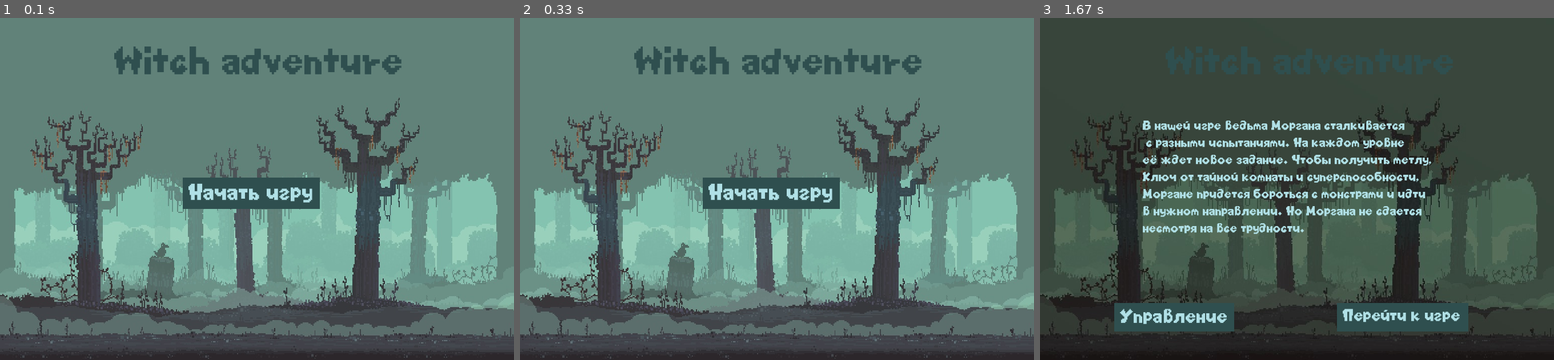
Above: before the commit, frames 1-3 (left to right).
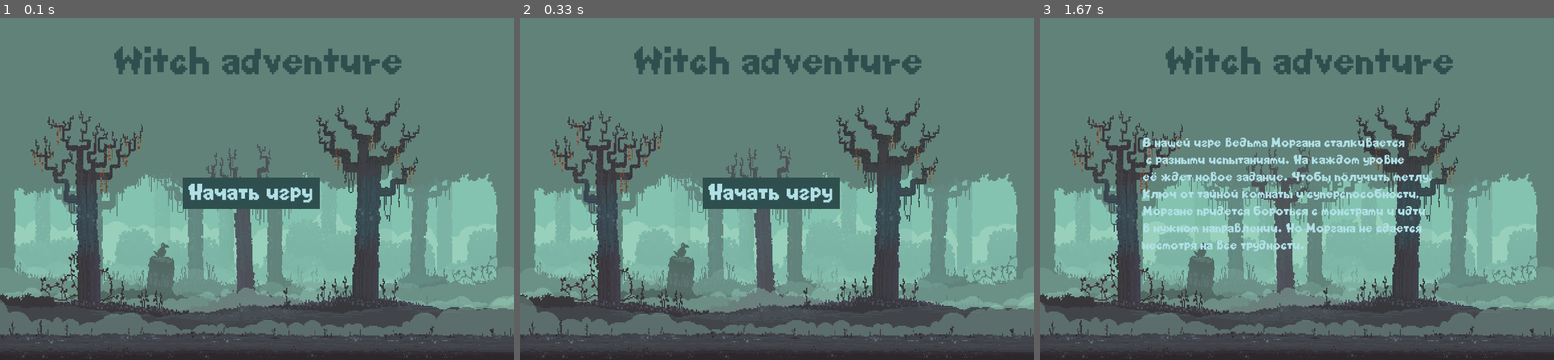
Above: after the commit, the same moments.

Repository: NikolaiBoldin/Pygame_Platformer
Game: pygame game, started from test.py
Two runs of this game, one before a commit and one after it. Both use one fixed random seed, a clock stepped at 60 frames per second and the inputs below.
Inputs (mouse positions are in pixels of both pictures, inside the frame that each line leads up to):
- Up to frame 1 (0.1 s): no input
- Up to frame 2 (0.33 s): no input
- Up to frame 3 (1.67 s): click (1297, 189) at 0.38 s

The runs differ from the first frame. In frame 1, 1.0% of the frame differs, in the area x 0-100%, y 78-92%; in frame 2, less than 0.1%; in frame 3, 93%, in the area x 0-100%, y 0-100%.

Commit message:
Анимация первого экрана

Diff:
--- a/test.py
+++ b/test.py
@@ -438,6 +438,14 @@
         self.flag = True
         self.start_game = True
 
+        # анимация фона
+        self.images = [pygame.transform.scale(load_image('0.jpg'), (900, 600)),
+                       pygame.transform.scale(load_image('1.jpg'), (900, 600)),
+                       pygame.transform.scale(load_image('2.jpg'), (900, 600)),
+                       pygame.transform.scale(load_image('3.jpg'), (900, 600)),
+                       pygame.transform.scale(load_image('4.jpg'), (900, 600)),
+                       pygame.transform.scale(load_image('5.jpg'), (900, 600))]
+
     def main(self, screen):
         clock = pygame.time.Clock()
         mouse.set_visible(False)
@@ -513,6 +521,10 @@
             #     print('YOU DIED')
             #     return
 
+    def terminate(self):
+        pygame.quit()
+        sys.exit()
+
     def action1(self):
         self.flag = False
 
@@ -549,30 +561,6 @@
         screen.blit(text, (x + 10, y + 10))
 
     def start_screen2(self, screen):
-        fon = pygame.transform.scale(load_image('fon_dark.jpg'), (900, 600))
-        screen.blit(fon, (0, 0))
-        pygame.font.init()
-        myfont = pygame.font.Font('17810.ttf', 60)
-        string_rendered = myfont.render(u'Witch adventure', 1, (47, 79, 79))
-        screen.blit(string_rendered, (220, 50))
-        intro_text = ["", "", "", "", ""
-                                      "В нашей игре ведьма Моргана сталкивается",
-                      " с разными испытаниями. На каждом уровне ",
-                      "её ждет новое задание. Чтобы получить метлу, ",
-                      "Ключ от тайной комнаты и суперспособности, ",
-                      "Моргане придется бороться с монстрами и идти ",
-                      "в нужном направлении. Но Моргана не сдается ",
-                      "несмотря на все трудности."]
-        newfont = pygame.font.Font('17810.ttf', 20)
-        text_coord = 50
-        for line in intro_text:
-            string_rendered = newfont.render(line, 1, (176, 224, 230))
-            intro_rect = string_rendered.get_rect()
-            text_coord += 10
-            intro_rect.top = text_coord
-            intro_rect.x = 180
-            text_coord += intro_rect.height
-            screen.blit(string_rendered, intro_rect)
 
         while True:
             for event in pygame.event.get():
@@ -585,6 +573,31 @@
             self.button_game(520, 500, 230, 50, screen)
             if self.start_game is False:
                 break
+            for i in self.images:
+                fon = i
+                screen.blit(fon, (0, 0))
+                pygame.font.init()
+                myfont = pygame.font.Font('17810.ttf', 60)
+                string_rendered = myfont.render(u'Witch adventure', 1, (47, 79, 79))
+                screen.blit(string_rendered, (220, 50))
+                intro_text = ["", "", "", "", "",
+                              "В нашей игре ведьма Моргана сталкивается",
+                              " с разными испытаниями. На каждом уровне ",
+                              "её ждет новое задание. Чтобы получить метлу, ",
+                              "Ключ от тайной комнаты и суперспособности, ",
+                              "Моргане придется бороться с монстрами и идти ",
+                              "в нужном направлении. Но Моргана не сдается ",
+                              "несмотря на все трудности."]
+                newfont = pygame.font.Font('17810.ttf', 20)
+                text_coord = 50
+                for line in intro_text:
+                    string_rendered = newfont.render(line, 1, (176, 224, 230))
+                    intro_rect = string_rendered.get_rect()
+                    text_coord += 10
+                    intro_rect.top = text_coord
+                    intro_rect.x = 180
+                    text_coord += intro_rect.height
+                    screen.blit(string_rendered, intro_rect)
             pygame.display.flip()
             clock.tick(FPS)
 
@@ -605,24 +618,31 @@
         screen.blit(text, (x + 10, y + 10))
 
     def start_screen1(self, screen):
-        fon = pygame.transform.scale(load_image('fon.jpg'), (900, 600))
-        screen.blit(fon, (0, 0))
-        pygame.font.init()
-        myfont = pygame.font.Font('17810.ttf', 60)
-        string_rendered = myfont.render(u'Witch adventure', 1, (47, 79, 79))
-        screen.blit(string_rendered, (200, 50))
-
+        i = 0
+        # s = 0
+        # dt = clock.tick(self.fps)
         while True:
             for event in pygame.event.get():
                 if event.type == pygame.QUIT:
                     self.terminate()
                 elif pygame.key.get_pressed()[pygame.K_ESCAPE]:
                     self.pause()
+            # s += dt
+            # if s == 0.0001:
+            s = 0
+            i = (i + 1) % 6
+            fon = self.images[i]
+            screen.blit(fon, (0, 0))
+            pygame.font.init()
+            myfont = pygame.font.Font('17810.ttf', 60)
+            string_rendered = myfont.render(u'Witch adventure', 1, (47, 79, 79))
+            screen.blit(string_rendered, (200, 50))
             self.button(320, 280, 240, 55, screen)
             if self.flag is False:
                 break
-            pygame.display.flip()
-            clock.tick(FPS)
+            pygame.display.update()
+        pygame.display.flip()
+        clock.tick(FPS * 10000000)
 
 
 def load_map(name):
Binary file added: data/0.jpg
Binary file added: data/1.jpg
Binary file added: data/2.jpg
Binary file added: data/3.jpg
Binary file added: data/4.jpg
Binary file added: data/5.jpg
